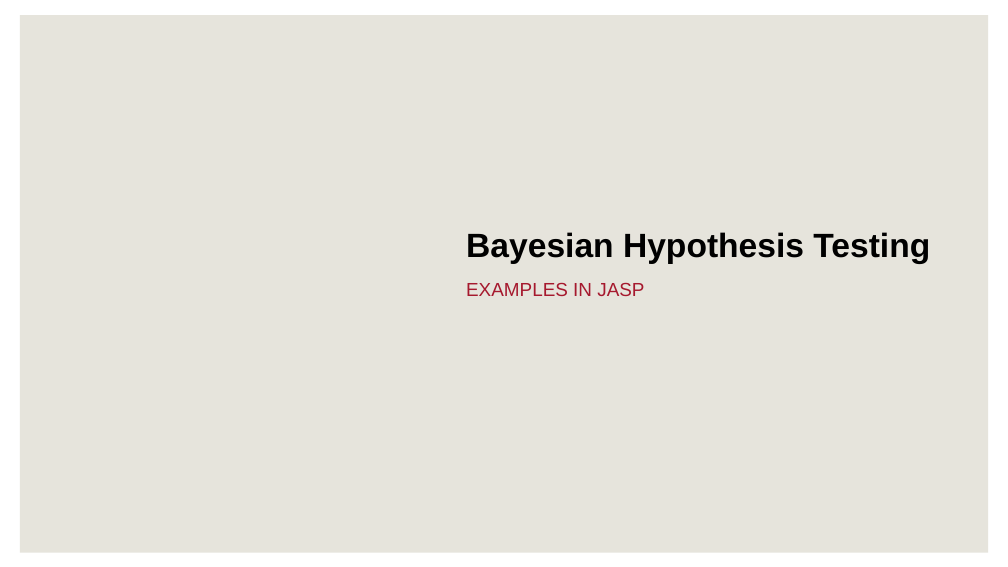
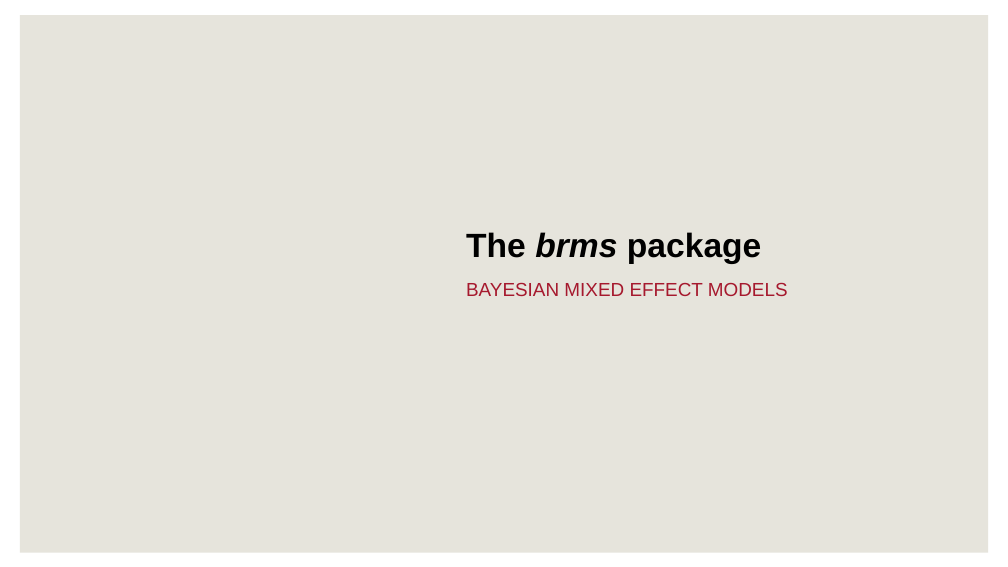
Before and after one commit to humburg/bayesian-data-analysis-in-r, a slide deck: slide 34 of Bayesian Data Analysis in R.pptx. Drawn at 1008x567 pixels with LibreOffice and Linux fonts; fonts in the diff are those of the drawing; background and template pictures are left out. Boxes give left, top, right and bottom in pixels: in the first picture for what was removed or moved away, otherwise in the second. Text is boxed around its words. In the diff, an @@ line names an element or a change of style, - is before the commit and + after.

Commit message:
Add brms content

```diff
--- a/Bayesian Data Analysis in R.pptx
+++ b/Bayesian Data Analysis in R.pptx
@@ title at (x1=466, y1=232, x2=761, y2=264): text changed @@
-Bayesian Hypothesis Testing
+The brms package
@@ text at (x1=466, y1=283, x2=788, y2=296): text changed @@
-EXAMPLES IN JASP
+BAYESIAN MIXED EFFECT MODELS
```
Also in this commit, not shown: 3 slides added, 1 slide removed, 8 other files.
